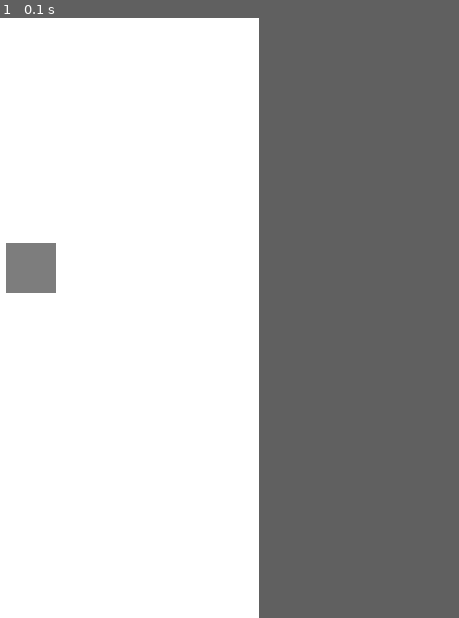
Above: before the commit, frame 1.
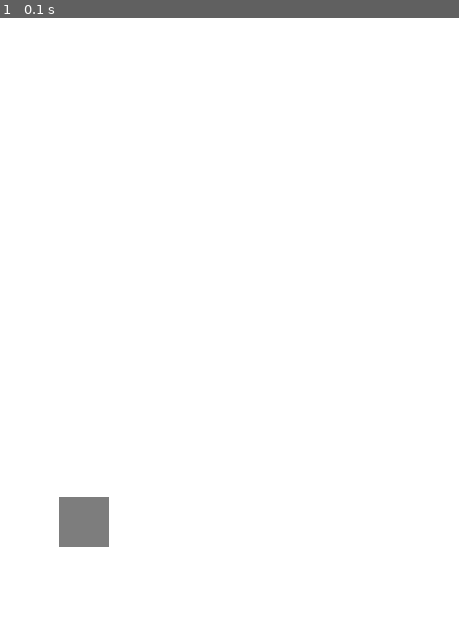
Above: after the commit, the same moment.

Repository: t-88/epic.py
Game: pygame game, started from py-env/game.py
The game is run twice, just before and just after one commit, with the same random seed, the same clock (stepped at 60 frames per second) and the same inputs.
Inputs:
- Up to frame 1 (0.1 s): no input
In our replay, the window is 400x600 before the commit and 600x600 after it. These sizes can differ from the game's own. Grey fills any space a smaller window leaves; there, only what the larger window draws over its background counts as a difference.

The runs differ from the first frame. In frame 1, 1.8% of the frame differs, in the area x 1-24%, y 37-89%.

Commit message:
Fix windows sizing problem

Diff:
--- a/py-env/game.py
+++ b/py-env/game.py
@@ -17,7 +17,7 @@
                               None,
                               x = 0,
                               y = 0,
-                              w = 400,
+                              w = 600,
                               h = 600,
                               r = 255,
                               g = 255,
@@ -26,8 +26,8 @@
                               storage = [])
 	sys__create_entity(None,
                               None,
-                              x = 147,
-                              y = 225,
+                              x = 200,
+                              y = 479,
                               w = 50,
                               h = 50,
                               r = 125,
@@ -39,13 +39,11 @@
 
 
 
-engine.width = 400
+engine.width = 600
 engine.height = 600
 engine.background_color = (255,255,255)
 
 
-engine.width = 400
-engine.height = 600
 engine.pre_init = init
 engine.init()
 engine.run()
--- a/src.json
+++ b/src.json
@@ -1 +1 @@
-{"type":"Scene","comps":{"id":"Scene","size":{"w":400,"h":600},"color":{"r":255,"g":255,"b":255}},"children":[{"type":"Rect","comps":{"id":"Rect","pos":{"x":147,"y":225},"size":{"w":50,"h":50},"color":{"r":125,"g":125,"b":125}}}]}
+{"type":"Scene","comps":{"id":"Scene","size":{"w":600,"h":600},"color":{"r":255,"g":255,"b":255}},"children":[{"type":"Rect","comps":{"id":"Rect","pos":{"x":200,"y":479},"size":{"w":50,"h":50},"color":{"r":125,"g":125,"b":125}}}]}
Not shown, changed: src/pybuild/build.rs
